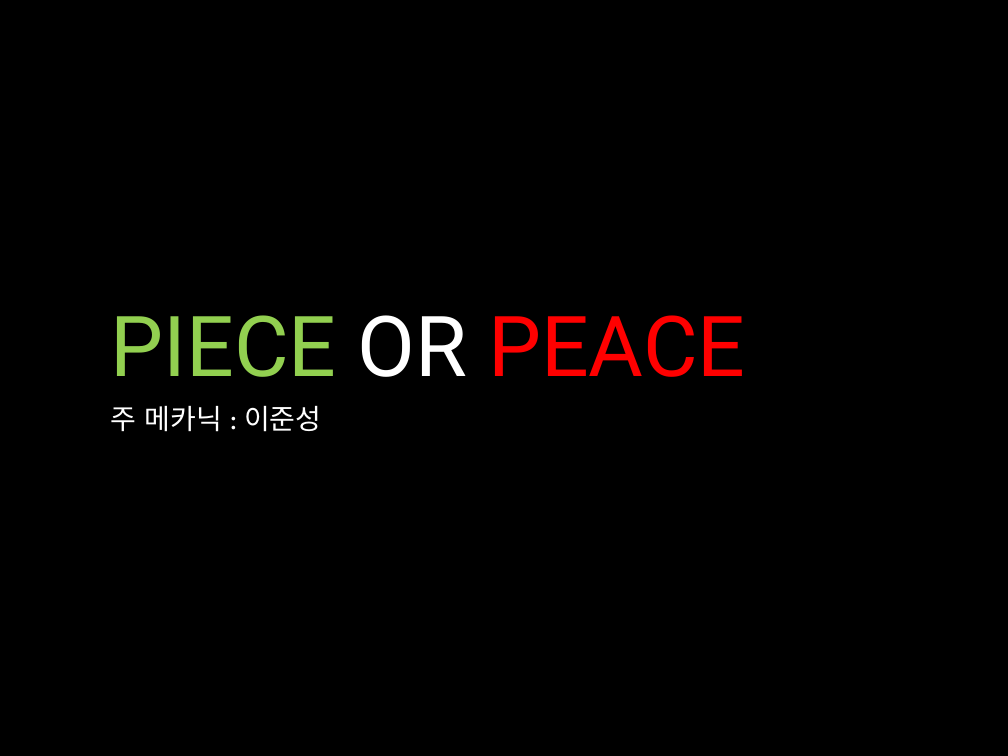
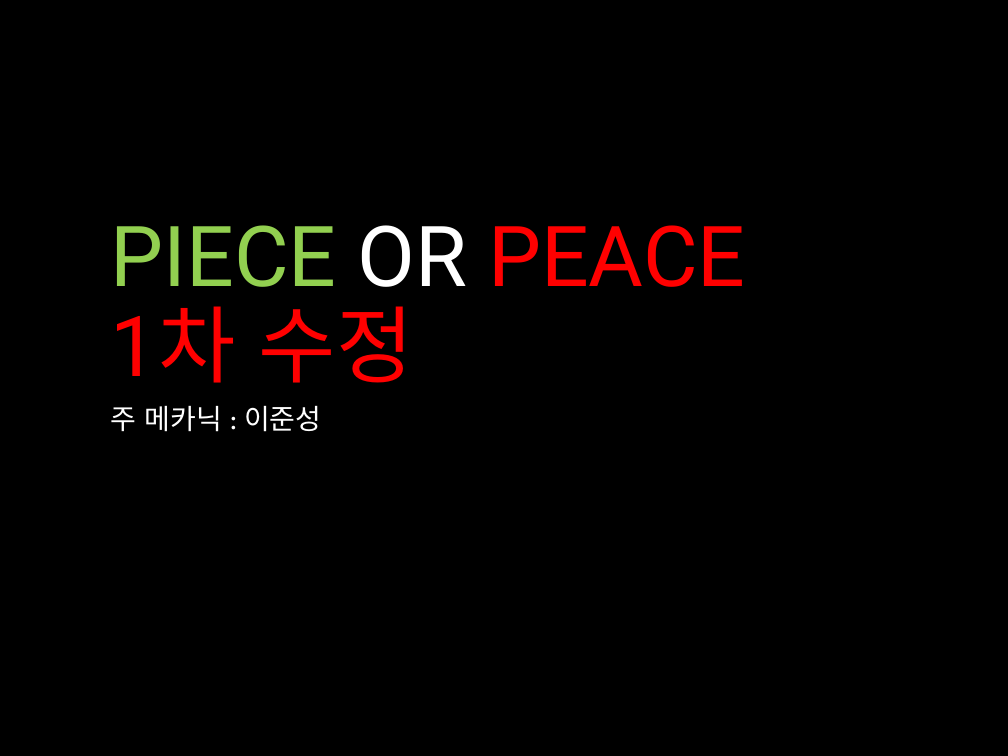
Before and after one commit to junstar96/mytrolinglife, a slide deck: slide 1 of piece_or_peace.pptx. Drawn at 1008x756 pixels with LibreOffice and Linux fonts; fonts in the diff are those of the drawing; background and template pictures are left out. Boxes give left, top, right and bottom in pixels: in the first picture for what was removed or moved away, otherwise in the second. Text is boxed around its words. In the diff, an @@ line names an element or a change of style, - is before the commit and + after.

```diff
--- a/piece_or_peace.pptx
+++ b/piece_or_peace.pptx
@@ title at <box>111,225,745,383</box>: text changed; text colour #92D050 to #FF0000 @@
-PIECE OR PEACE
+PIECE OR PEACE
+1차 수정
```
Also in this commit, not shown: 2 other slides changed.
